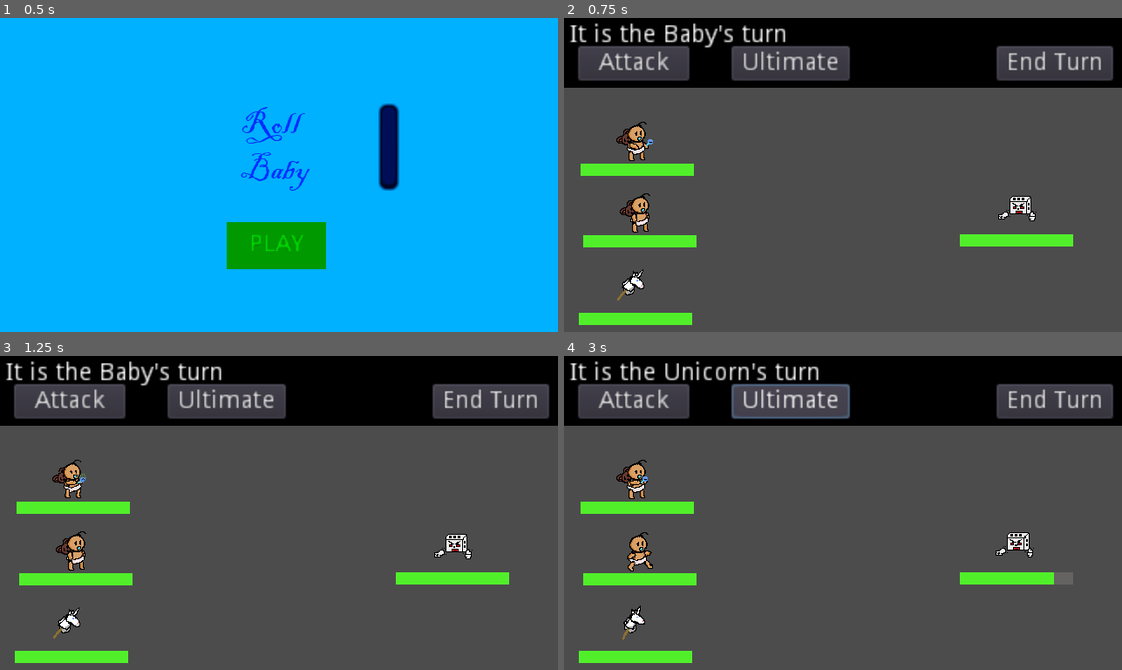
Above: before the commit, frames 1-4 (two rows, left to right).
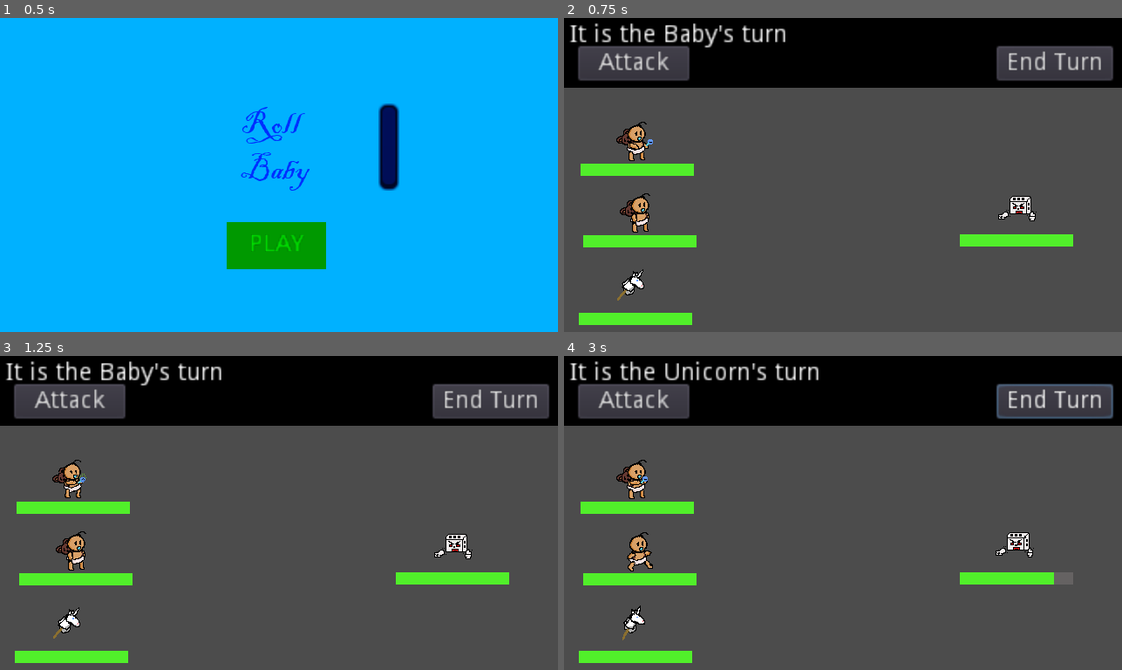
Above: after the commit, the same moments.

Repository: jalvarez2016/GMTK2022
Game: Godot game, scene res://WorldStuff/Intro.tscn
The game is run twice, just before and just after one commit, with the same random seed, the same clock (stepped at 60 frames per second) and the same inputs. The engine's default icon, where the game draws it, is replaced by a stand-in: a white triangle on a blue panel in a dark square.
Inputs (mouse positions are in pixels of both pictures, inside the frame that each line leads up to):
- Up to frame 1 (0.5 s): no input
- Up to frame 2 (0.75 s): click "PLAY" at 0.5 s
- Up to frame 3 (1.25 s): no input
- Up to frame 4 (3 s): click "Attack" at 1.25 s; click "End Turn" at 2 s; click (792, 399) at 2.75 s, where only the run before the commit has a clickable "Ultimate"

Frame 1 is identical in both runs. In frame 2, 2.4% of the frame differs, in the area x 30-52%, y 8-20%; in frame 3, 2.4%; in frame 4, 2.6%, in the area x 30-99%, y 8-20%.

Commit message:
mvp

Diff:
--- a/Enemies/Enimy.gd
+++ b/Enemies/Enimy.gd
@@ -14,7 +14,7 @@
 
 func Attacking():
 #	if defens == true:
-	var damage = roll_dice(6)
+	var damage = rng.randi_range(10,20)
 	var friends = get_tree().get_nodes_in_group('friends')
 	friends[rng.randi_range(0,1) ].get_children()[2].value -= damage
 #		defens = false
--- a/UI/TurnLabel.tscn
+++ b/UI/TurnLabel.tscn
@@ -50,6 +50,7 @@
 text = "Attack"
 
 [node name="Ultimate" type="Button" parent="UICanvas/UI/Buttons"]
+visible = false
 margin_left = 96.0
 margin_top = 16.0
 margin_right = 160.0
@@ -63,6 +64,9 @@
 margin_bottom = 36.0
 text = "End Turn"
 script = ExtResource( 2 )
+__meta__ = {
+"_edit_use_anchors_": false
+}
 
 [node name="Timer" type="Timer" parent="."]
 wait_time = 5.0
--- a/UI/TurnLabelScript.gd
+++ b/UI/TurnLabelScript.gd
@@ -37,6 +37,8 @@
 	turnManager.connect("enemy_turn_started", self, "_on_EndTurn_enemy_turn_started")
 
 func end_player_turn():
+	var enemies = get_tree().get_nodes_in_group("Enemy")
+	if(enemies.size() == 0) : get_tree().change_scene("res://WinScreen.tscn")
 	if(friendQueue.size() == 0):
 		for button in buttons:
 			button.disabled = true
@@ -52,7 +54,7 @@
 		button.disabled = false
 	turnManager.turn = turnManager.ALLY_TURN
 
-func on_EndTurn_enemy_turn_started():
+func _on_EndTurn_enemy_turn_started():
 	print('Enemy turn started at')
 	# Hint: Look in the PlayerManager for how to randomly generate a number
 	# Randomly pick a player
@@ -65,14 +67,14 @@
 	Enemy[0].Attacking()
 	Enemy[0].Attacking()
 	Enemy[0].Attacking()
-	#.EnimyAttckingNow(2)
-	# put the enemies turn on a timer
-
+	ChekIfPlayerLost()
+	end_enemy_turn()
 	pass # Replace with function body.
 
 func damage_enemy(enemy, value):
 	enemy.get_children()[4].play()
 	enemy.get_children()[2].value -= value
+	if(enemy.get_children()[2].value <= 0): enemy.queue_free()
 
 #Quality of life function for ending player and enemy turns
 
@@ -114,3 +116,14 @@
 func _on_EndTurn_pressed():
 	print('endturn button pressed')
 	end_player_turn()
+
+func PlayerLost():
+	get_tree().change_scene("res://WorldStuff/GameOver.tscn")
+
+func ChekIfPlayerLost():
+	var friends = get_tree().get_nodes_in_group('friends')
+	var CharOne = friends[0].get_children()[2].value
+	var CharTwo = friends[0].get_children()[2].value
+	var Charthree = friends[0].get_children()[2].value
+	if CharOne <= 0 || CharTwo <= 0 || Charthree <= 0:
+		 PlayerLost()
Not shown: 1 places in WinScreen.tscn that only renumber resources
Not shown, added: export_presets.cfg
